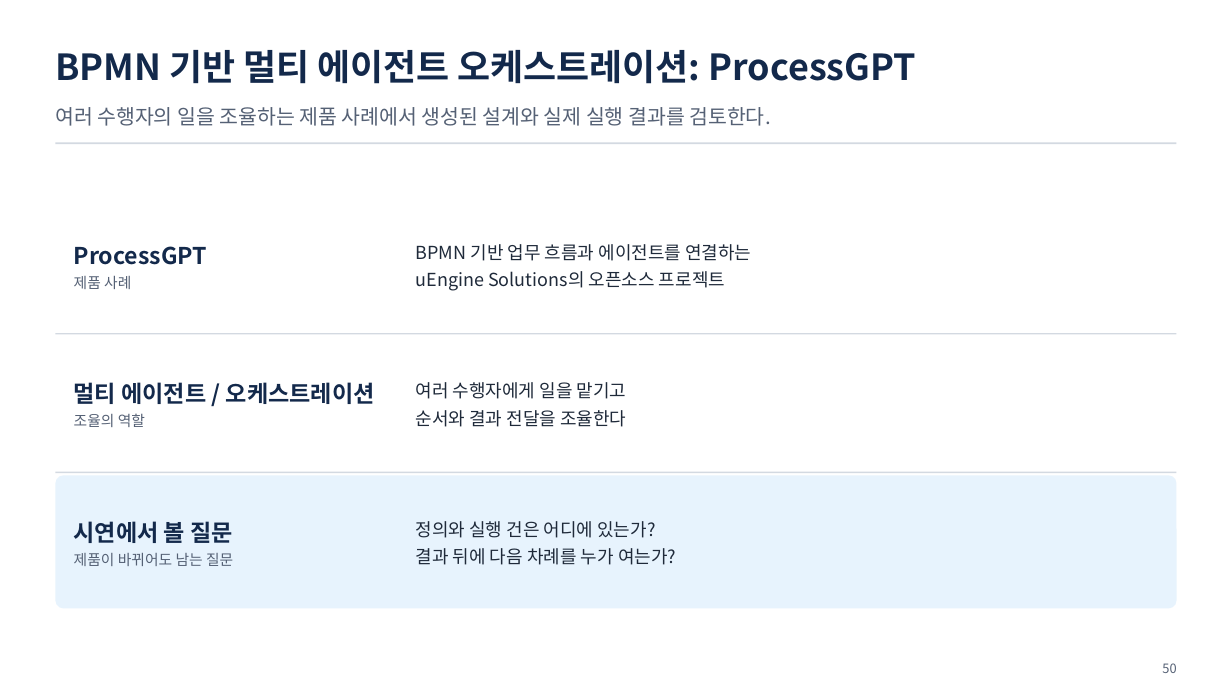
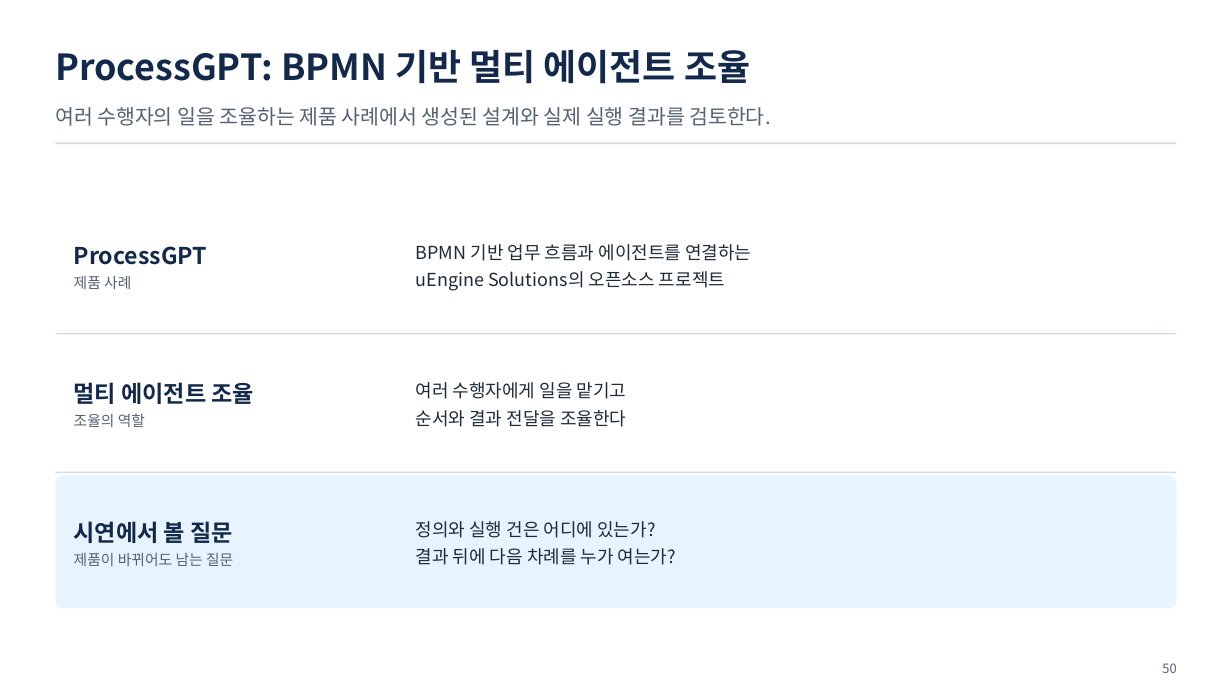
Before and after one commit to uengine-oss/hyd-iot-edu, a slide deck: slide 50 of 산출물/통합반/이론/11회차/통합반_11일차.pptx. Drawn at 1232x693 pixels with LibreOffice and Linux fonts; fonts in the diff are those of the drawing. Boxes give left, top, right and bottom in pixels: in the first picture for what was removed or moved away, otherwise in the second. Text is boxed around its words. In the diff, an @@ line names an element or a change of style, - is before the commit and + after.

```diff
--- a/산출물/통합반/이론/11회차/통합반_11일차.pptx
+++ b/산출물/통합반/이론/11회차/통합반_11일차.pptx
@@ text at (55,50,750,84): text changed @@
-BPMN 기반 멀티 에이전트 오케스트레이션: ProcessGPT
+ProcessGPT: BPMN 기반 멀티 에이전트 조율
@@ text at (74,382,255,404): text changed @@
-멀티 에이전트 / 오케스트레이션
+멀티 에이전트 조율
```
Also in this commit, not shown: 11 other slides changed, 29 other files.
